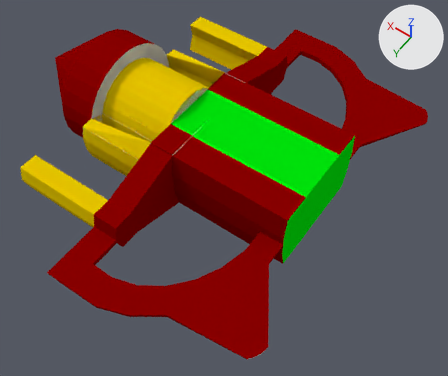
A saved change to the Blender file Blends/EnemyV1.5.blend.
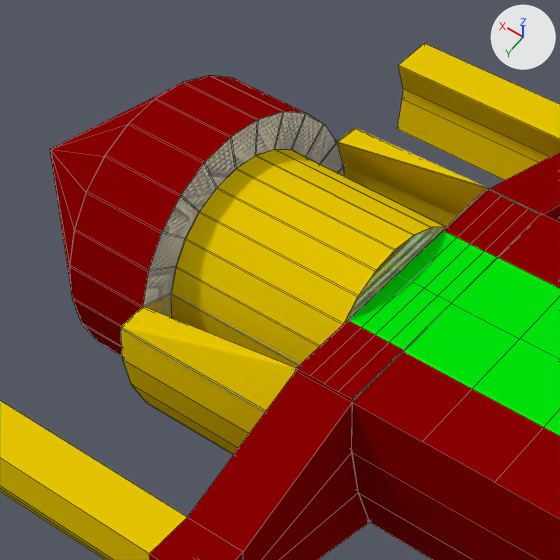
Each version is shown whole from a 50 mm lens placed at (-7.63, 5.38, 7.41), pointed at (-3.99, 0.29, -0.58), then close up on the part from 8% to 56% of the width and 0% to 58% of the height. Every picture has the same lights, and +X, +Y and +Z are marked at upper right. The close-ups show mesh edges as thin lines.
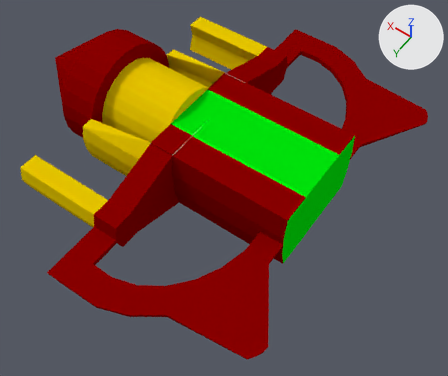
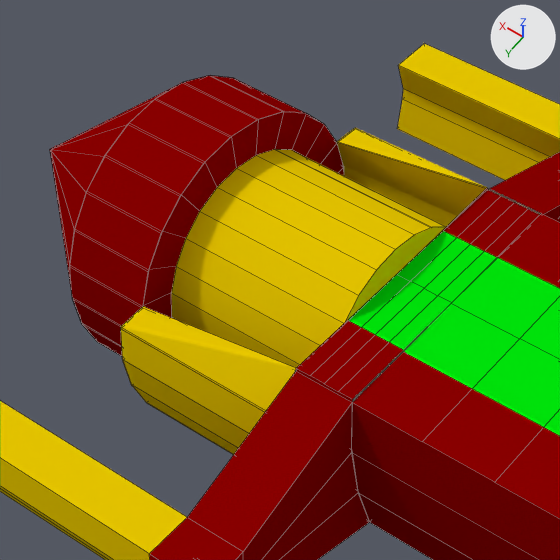
Pixel boxes (x1, y1, x2, y2) of what changed, in the close-ups (560 x 560 px):
part 1 of me_cone, recoloured: (143, 111, 344, 318) in both
part 2 of me_cone, recoloured: (123, 227, 446, 410) in both

Edits to the bpy script that builds the scene:
```text
Change me_cone:
    used by ob_cone; location = (0.0, 0.0, 0.0); rotation_euler = (0.0, 1.571, 0.0), in degrees (0, 90, 0); scale = (1.0, 1.0, 1.25)
    remove me_cone.from_pydata(...)  # 485 vertices, 448 faces; spans x -1.0..0.99, y -3.25..3.25, z -4.94..-0.02
    add me_cone.from_pydata(...)  # 461 vertices, 391 faces; spans x -1.0..0.99, y -3.25..3.25, z -4.94..-0.02
    me_cone part 1: 37 faces spanning x -1.0..0.99, y -2.67..2.67, z -4.94..-1.5 switch from mat_material (white #e7e7e0) to mat_back (red #8b0000)
    me_cone part 2: 26 faces spanning x -0.75..0.74, y -2.31..2.31, z -2.5..-1.3 switch from mat_material (white #e7e7e0) to mat_front (yellow #e7c700)
```
